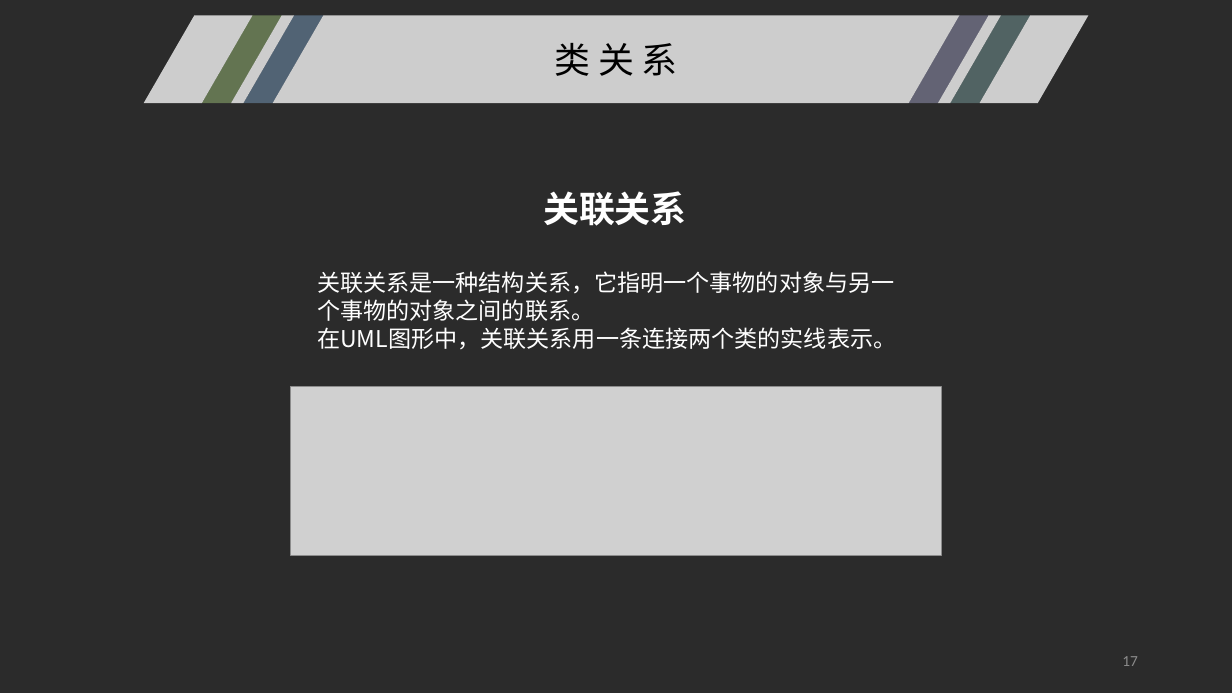
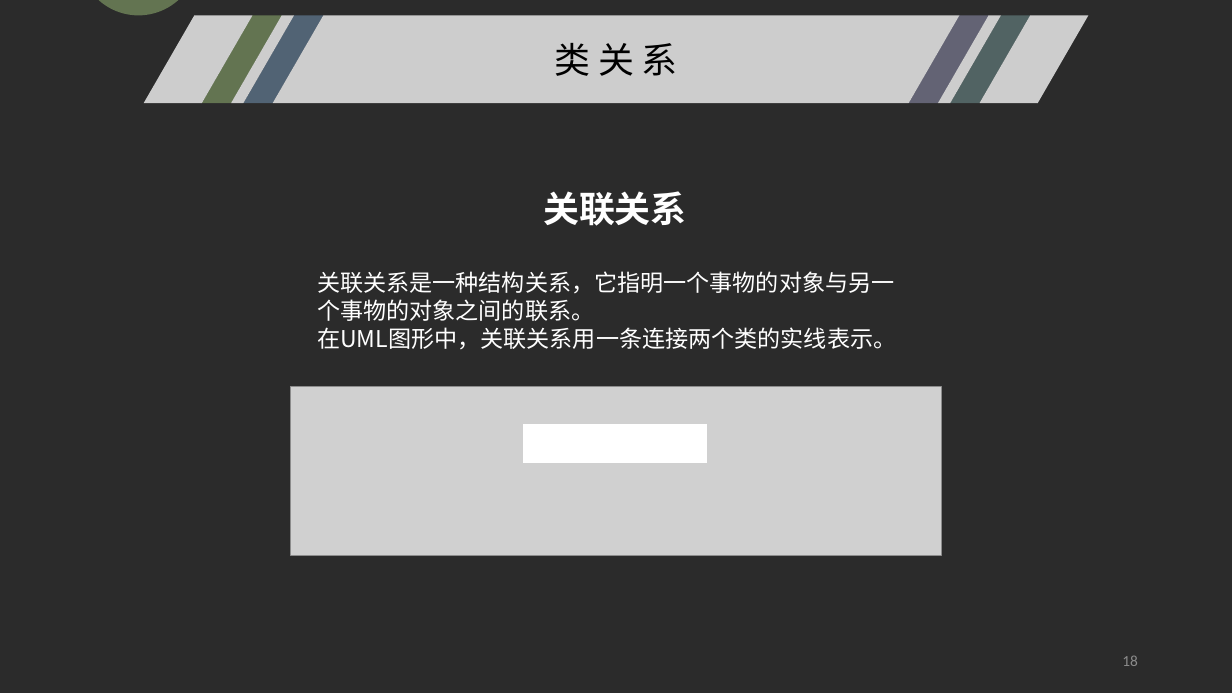
Before and after one commit to SoftwareRequirtmentsG02/Document, a slide deck: slide 18 of PPT/UML/UML基础I.pptx (slide 17 before the commit). Drawn at 1232x693 pixels with LibreOffice and Linux fonts; fonts in the diff are those of the drawing; grey boxes stand for pictures; background and template pictures are left out; a plain dark background stands for a picture behind light text. Boxes give left, top, right and bottom in pixels: in the first picture for what was removed or moved away, otherwise in the second. Text is boxed around its words. In the diff, an @@ line names an element or a change of style, - is before the commit and + after.

```diff
--- a/PPT/UML/UML基础I.pptx
+++ b/PPT/UML/UML基础I.pptx
@@ ellipse added at [79, 0, 198, 16], fill #CCFF99 at 35% opacity @@
@@ rectangle added at [524, 425, 706, 462], fill #FFFFFF, outline #FFFFFF 1 pt @@
@@ page number at [1122, 655, 1138, 666]: text changed @@
-17
+18
```
Also in this commit, not shown: 7 other slides changed.
